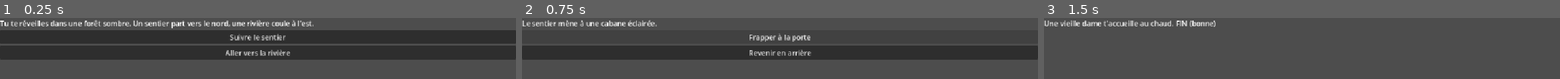
Above: before the commit, frames 1-3 (left to right).
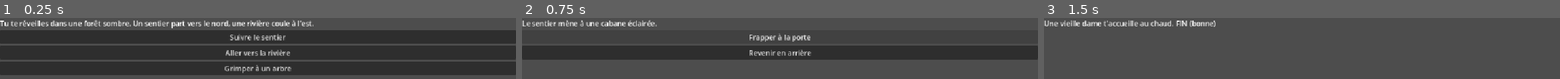
Above: after the commit, the same moments.

Repository: thomassombrun/Code_Lab_Livre_dont_vous_etes_le_heros
Game: Godot game, scene res://jeu.tscn
Same seed, same stepped clock (60 frames per second), same inputs: the game is played once before the commit and once after it.
Inputs:
- Up to frame 1 (0.25 s): no input
- Up to frame 2 (0.75 s): click "Suivre le sentier" at 0.5 s
- Up to frame 3 (1.5 s): click "Frapper à la porte" at 1.25 s

The runs differ from the first frame. In frame 1, 22% of the frame differs, in the area x 0-100%, y 71-94%; in frame 2, nothing differs; in frame 3, nothing differs.

Commit message:
Etape 2 : histoire en dictionnaire

Diff:
--- a/jeu.gd
+++ b/jeu.gd
@@ -1,56 +1,74 @@
 extends Control
 
-# Raccourcis vers les nœuds de la scène
 @onready var texte = $VBoxContainer/Texte
 @onready var choix1 = $VBoxContainer/Choix1
 @onready var choix2 = $VBoxContainer/Choix2
+@onready var choix3 = $VBoxContainer/Choix3
 
-# Où en est le joueur dans l'histoire
+# L'HISTOIRE : uniquement des données, aucune logique
+var histoire = {
+	"debut": {
+		"texte": "Tu te réveilles dans une forêt sombre. Un sentier part vers le nord, une rivière coule à l'est.",
+		"choix": [
+			{"libelle": "Suivre le sentier", "suite": "sentier"},
+			{"libelle": "Aller vers la rivière", "suite": "riviere"},
+			{"libelle": "Grimper à un arbre", "suite": "arbre"},
+		],
+	},
+	"sentier": {
+		"texte": "Le sentier mène à une cabane éclairée.",
+		"choix": [
+			{"libelle": "Frapper à la porte", "suite": "cabane"},
+			{"libelle": "Revenir en arrière", "suite": "debut"},
+		],
+	},
+	"riviere": {
+		"texte": "L'eau est glacée et le courant fort.",
+		"choix": [
+			{"libelle": "Traverser à la nage", "suite": "noyade"},
+			{"libelle": "Revenir en arrière", "suite": "debut"},
+		],
+	},
+	"arbre": {
+		"texte": "Il y as beaucoup de branche.",
+		"choix": [
+			{"libelle": "Casser des branches", "suite": "château"},
+			{"libelle": "Redescendre de l'arbre", "suite": "debut"},
+		],
+	},
+	"cabane": {
+		"texte": "Une vieille dame t'accueille au chaud. FIN (bonne)",
+		"choix": [],
+	},
+	"noyade": {
+		"texte": "Le courant t'emporte... FIN (mauvaise)",
+		"choix": [],
+	},
+	"château": {
+		"texte": "Un immense château se profile a l'horizon. FIN (a suivre)",
+		"choix": [],
+	}
+}
+
 var passage = "debut"
 
 func _ready():
-	choix1.pressed.connect(_on_choix.bind(1))
-	choix2.pressed.connect(_on_choix.bind(2))
+	choix1.pressed.connect(_on_choix.bind(0))
+	choix2.pressed.connect(_on_choix.bind(1))
+	choix3.pressed.connect(_on_choix.bind(2))
 	afficher()
 
 func afficher():
-	choix1.visible = true
-	choix2.visible = true
-	if passage == "debut":
-		texte.text = "Tu te réveilles dans une forêt sombre. Un sentier part vers le nord, une rivière coule à l'est."
-		choix1.text = "Suivre le sentier"
-		choix2.text = "Aller vers la rivière"
-	elif passage == "sentier":
-		texte.text = "Le sentier mène à une cabane éclairée."
-		choix1.text = "Frapper à la porte"
-		choix2.text = "Revenir en arrière"
-	elif passage == "riviere":
-		texte.text = "L'eau est glacée et le courant fort."
-		choix1.text = "Traverser à la nage"
-		choix2.text = "Revenir en arrière"
-	elif passage == "cabane":
-		texte.text = "Une vieille dame t'accueille au chaud. FIN (bonne)"
-		choix1.visible = false
-		choix2.visible = false
-	elif passage == "noyade":
-		texte.text = "Le courant t'emporte... FIN (mauvaise)"
-		choix1.visible = false
-		choix2.visible = false
+	var p = histoire[passage]
+	texte.text = p["texte"]
+	var boutons = [choix1, choix2, choix3]
+	for i in boutons.size():
+		if i < p["choix"].size():
+			boutons[i].text = p["choix"][i]["libelle"]
+			boutons[i].visible = true
+		else:
+			boutons[i].visible = false
 
-func _on_choix(numero):
-	if passage == "debut":
-		if numero == 1:
-			passage = "sentier"
-		else:
-			passage = "riviere"
-	elif passage == "sentier":
-		if numero == 1:
-			passage = "cabane"
-		else:
-			passage = "debut"
-	elif passage == "riviere":
-		if numero == 1:
-			passage = "noyade"
-		else:
-			passage = "debut"
+func _on_choix(index):
+	passage = histoire[passage]["choix"][index]["suite"]
 	afficher()
--- a/jeu.tscn
+++ b/jeu.tscn
@@ -28,3 +28,6 @@
 
 [node name="Choix2" type="Button" parent="VBoxContainer" unique_id=102007901]
 layout_mode = 2
+
+[node name="Choix3" type="Button" parent="VBoxContainer" unique_id=2045339860]
+layout_mode = 2
